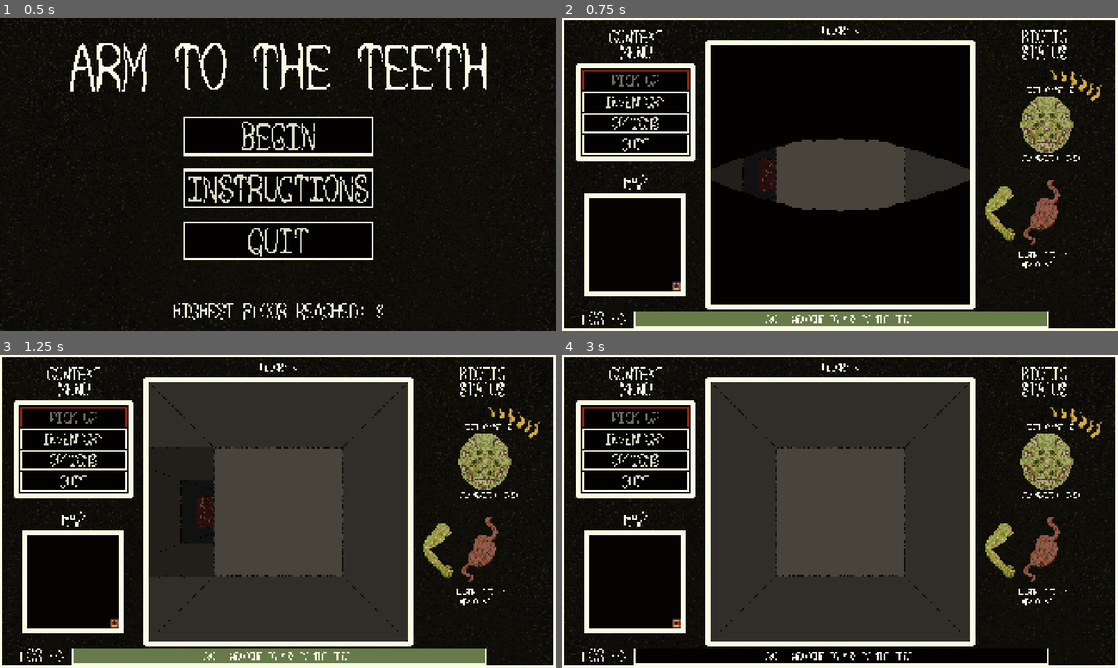
Above: before the commit, frames 1-4 (two rows, left to right).
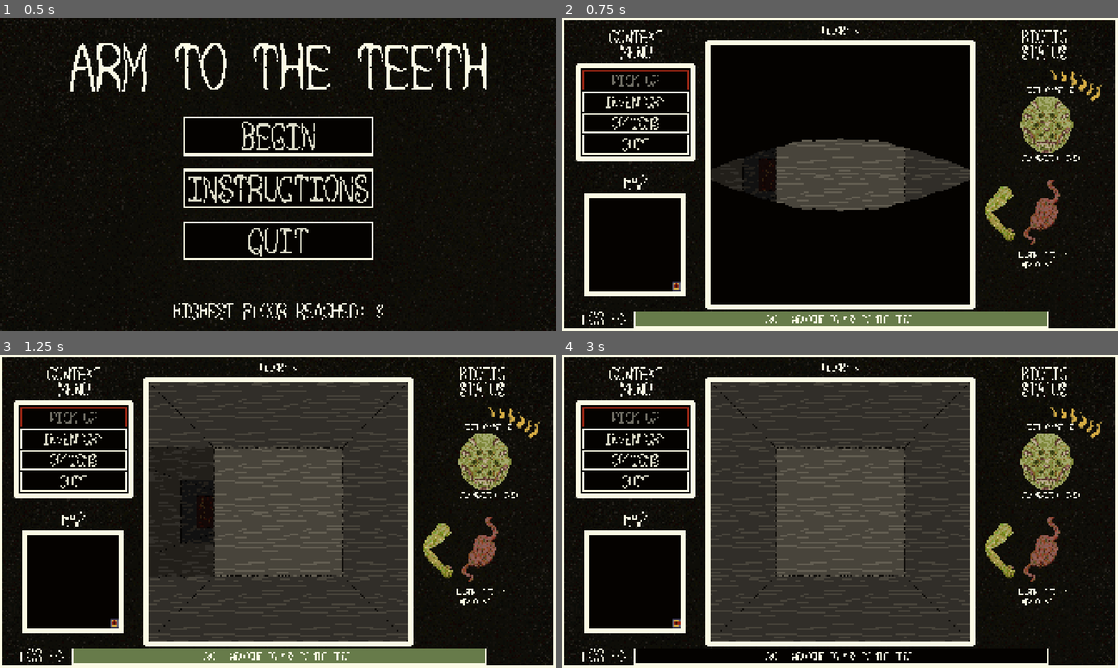
Above: after the commit, the same moments.

Repository: sym-z/arm-to-the-teeth
Game: Godot game, scene res://scenes/main_menu/main_menu.tscn
The game is run twice, just before and just after one commit, with the same random seed, the same clock (stepped at 60 frames per second) and the same inputs. The project has no main scene, so this scene is started directly.
Inputs (mouse positions are in pixels of both pictures, inside the frame that each line leads up to):
- Up to frame 1 (0.5 s): no input
- Up to frame 2 (0.75 s): click "BEGIN" at 0.5 s
- Up to frame 3 (1.25 s): no input
- Up to frame 4 (3 s): move the mouse to (840, 655) at 1.27 s; hold D (turn_right) 1.28-2 s; hold Space (pick_up) 1.28-2 s; click (840, 655) at 1.42 s; click "INVENTORY" at 2 s; click "BACK" at 2.75 s

Frame 1 is identical in both runs. In frame 2, 1.0% of the frame differs, in the area x 36-62%, y 38-62%; in frame 3, 1.8%, in the area x 35-62%, y 29-71%; in frame 4, 1.7%.

Commit message:
walls now have unique textures

Diff:
--- a/src/prefabs/dungeon_viewport/dungeon_viewport.tscn
+++ b/src/prefabs/dungeon_viewport/dungeon_viewport.tscn
@@ -2,21 +2,21 @@
 
 [ext_resource type="Script" uid="uid://cdjdv4vrvn21b" path="res://prefabs/dungeon_viewport/dungeon_viewport.gd" id="1_x06gq"]
 [ext_resource type="Texture2D" uid="uid://bccyj0d1j1pdx" path="res://assets/visual/ui/vision_bounds_1.png" id="2_catg2"]
-[ext_resource type="Texture2D" uid="uid://d487iunn4nvv" path="res://assets/visual/prototype_renderer/v2/d2_farthest_side_v2.png" id="3_n4cni"]
-[ext_resource type="Texture2D" uid="uid://bepx25oftce6g" path="res://assets/visual/prototype_renderer/v2/d2_farther_center_v2.png" id="4_b4v8s"]
+[ext_resource type="Texture2D" uid="uid://d1eelbtekskxj" path="res://assets/visual/prototype_renderer/v2/tiling/d2_farthest_side_v3.png" id="3_catg2"]
+[ext_resource type="Texture2D" uid="uid://utp7dbowevbb" path="res://assets/visual/prototype_renderer/v2/tiling/d2_farther_center_v3.png" id="4_2bd64"]
 [ext_resource type="PackedScene" uid="uid://m0ggohtumqml" path="res://prefabs/contents/contents_d2/contents_d2.tscn" id="5_2qty0"]
-[ext_resource type="Texture2D" uid="uid://dkxr1ew5kbd1y" path="res://assets/visual/prototype_renderer/v2/d2_farther_side_v2.png" id="10_ffc3i"]
-[ext_resource type="Texture2D" uid="uid://dqe7vk7y726yx" path="res://assets/visual/prototype_renderer/v2/d2_far_center_v2.png" id="11_k7hsi"]
-[ext_resource type="Texture2D" uid="uid://cxagdikadq7na" path="res://assets/visual/prototype_renderer/v2/d2_far_side_v2.png" id="12_8ppho"]
-[ext_resource type="Texture2D" uid="uid://gg2vm41f2d11" path="res://assets/visual/prototype_renderer/v2/d2_center_v2.png" id="13_7u1fj"]
+[ext_resource type="Texture2D" uid="uid://bev5o1vlfwite" path="res://assets/visual/prototype_renderer/v2/tiling/d2_farther_side_v3.png" id="6_hwm0v"]
+[ext_resource type="Texture2D" uid="uid://b243pfl8obqbt" path="res://assets/visual/prototype_renderer/v2/tiling/d2_far_center_v3.png" id="7_rhs0v"]
+[ext_resource type="Texture2D" uid="uid://da2orytpikxep" path="res://assets/visual/prototype_renderer/v2/tiling/d2_far_side_v3.png" id="8_qnijb"]
+[ext_resource type="Texture2D" uid="uid://b3lh8itstq25f" path="res://assets/visual/prototype_renderer/v2/tiling/d2_center_v3.png" id="9_08knw"]
+[ext_resource type="Texture2D" uid="uid://daftk75ai67wc" path="res://assets/visual/prototype_renderer/v2/tiling/d2_side_v3.png" id="10_e8g67"]
+[ext_resource type="Texture2D" uid="uid://d2j8sq7cp5gg6" path="res://assets/visual/prototype_renderer/v2/tiling/d1_far_side_v3.png" id="11_catg2"]
+[ext_resource type="Texture2D" uid="uid://cdbf5hxtqsews" path="res://assets/visual/prototype_renderer/v2/tiling/d1_center_v3.png" id="12_2bd64"]
 [ext_resource type="PackedScene" uid="uid://8kt2w4jcfysv" path="res://prefabs/contents/contents_d1/contents_d1.tscn" id="13_catg2"]
-[ext_resource type="Texture2D" uid="uid://bl15ymbmkfgha" path="res://assets/visual/prototype_renderer/v2/d2_side_v2.png" id="14_r04a5"]
-[ext_resource type="Texture2D" uid="uid://dodjmwv4xiap1" path="res://assets/visual/prototype_renderer/v2/d1_far_side_v2.png" id="15_87ue6"]
-[ext_resource type="Texture2D" uid="uid://copsiepapq5uc" path="res://assets/visual/prototype_renderer/v2/d1_center_v2.png" id="16_7lb4a"]
+[ext_resource type="Texture2D" uid="uid://bf3hawxr7nbsg" path="res://assets/visual/prototype_renderer/v2/tiling/d1_side_v3.png" id="14_hwm0v"]
+[ext_resource type="Texture2D" uid="uid://bfv8kkjpbjxds" path="res://assets/visual/prototype_renderer/v2/tiling/d0_side_v4.png" id="15_catg2"]
+[ext_resource type="Texture2D" uid="uid://d2iibg4vptftb" path="res://assets/visual/prototype_renderer/v2/tiling/d0_center_v4.png" id="16_2bd64"]
 [ext_resource type="PackedScene" uid="uid://cnq242qe5ftmt" path="res://prefabs/contents/contents_d0/contents_d0.tscn" id="17_2bd64"]
-[ext_resource type="Texture2D" uid="uid://c83de47m03a5v" path="res://assets/visual/prototype_renderer/v2/d1_side_v2.png" id="21_rqcx1"]
-[ext_resource type="Texture2D" uid="uid://btppxc3esug67" path="res://assets/visual/prototype_renderer/v2/d0_side_v3.png" id="22_nhoon"]
-[ext_resource type="Texture2D" uid="uid://bkokwhx6r1h1i" path="res://assets/visual/prototype_renderer/v2/d0_center_v3.png" id="23_6b30m"]
 
 [sub_resource type="AtlasTexture" id="AtlasTexture_2bd64"]
 atlas = ExtResource("2_catg2")
@@ -55,15 +55,15 @@
 }]
 
 [sub_resource type="AtlasTexture" id="AtlasTexture_t381n"]
-atlas = ExtResource("3_n4cni")
+atlas = ExtResource("3_catg2")
 region = Rect2(0, 0, 56, 224)
 
 [sub_resource type="AtlasTexture" id="AtlasTexture_1mr3q"]
-atlas = ExtResource("3_n4cni")
+atlas = ExtResource("3_catg2")
 region = Rect2(56, 0, 56, 224)
 
 [sub_resource type="AtlasTexture" id="AtlasTexture_2ixhj"]
-atlas = ExtResource("3_n4cni")
+atlas = ExtResource("3_catg2")
 region = Rect2(112, 0, 56, 224)
 
 [sub_resource type="SpriteFrames" id="SpriteFrames_2qty0"]
@@ -84,11 +84,11 @@
 }]
 
 [sub_resource type="AtlasTexture" id="AtlasTexture_ruofl"]
-atlas = ExtResource("4_b4v8s")
+atlas = ExtResource("4_2bd64")
 region = Rect2(0, 0, 112, 224)
 
 [sub_resource type="AtlasTexture" id="AtlasTexture_3pbmv"]
-atlas = ExtResource("4_b4v8s")
+atlas = ExtResource("4_2bd64")
 region = Rect2(112, 0, 112, 224)
 
 [sub_resource type="SpriteFrames" id="SpriteFrames_r04a5"]
@@ -106,11 +106,11 @@
 }]
 
 [sub_resource type="AtlasTexture" id="AtlasTexture_v0swb"]
-atlas = ExtResource("10_ffc3i")
+atlas = ExtResource("6_hwm0v")
 region = Rect2(0, 0, 167, 264)
 
 [sub_resource type="AtlasTexture" id="AtlasTexture_oulyq"]
-atlas = ExtResource("10_ffc3i")
+atlas = ExtResource("6_hwm0v")
 region = Rect2(167, 0, 167, 264)
 
 [sub_resource type="SpriteFrames" id="SpriteFrames_t381n"]
@@ -131,11 +131,11 @@
 }]
 
 [sub_resource type="AtlasTexture" id="AtlasTexture_i4kcg"]
-atlas = ExtResource("11_k7hsi")
+atlas = ExtResource("7_rhs0v")
 region = Rect2(0, 0, 112, 224)
 
 [sub_resource type="AtlasTexture" id="AtlasTexture_iho6k"]
-atlas = ExtResource("11_k7hsi")
+atlas = ExtResource("7_rhs0v")
 region = Rect2(112, 0, 112, 224)
 
 [sub_resource type="SpriteFrames" id="SpriteFrames_ruofl"]
@@ -153,11 +153,11 @@
 }]
 
 [sub_resource type="AtlasTexture" id="AtlasTexture_86m2n"]
-atlas = ExtResource("12_8ppho")
+atlas = ExtResource("8_qnijb")
 region = Rect2(0, 0, 171, 224)
 
 [sub_resource type="AtlasTexture" id="AtlasTexture_v4nab"]
-atlas = ExtResource("12_8ppho")
+atlas = ExtResource("8_qnijb")
 region = Rect2(171, 0, 171, 224)
 
 [sub_resource type="SpriteFrames" id="SpriteFrames_i4kcg"]
@@ -178,11 +178,11 @@
 }]
 
 [sub_resource type="AtlasTexture" id="AtlasTexture_mk7yt"]
-atlas = ExtResource("13_7u1fj")
+atlas = ExtResource("9_08knw")
 region = Rect2(0, 0, 112, 224)
 
 [sub_resource type="AtlasTexture" id="AtlasTexture_tdfr2"]
-atlas = ExtResource("13_7u1fj")
+atlas = ExtResource("9_08knw")
 region = Rect2(112, 0, 112, 224)
 
 [sub_resource type="SpriteFrames" id="SpriteFrames_v4nab"]
@@ -200,15 +200,15 @@
 }]
 
 [sub_resource type="AtlasTexture" id="AtlasTexture_mk8md"]
-atlas = ExtResource("14_r04a5")
+atlas = ExtResource("10_e8g67")
 region = Rect2(0, 0, 56, 224)
 
 [sub_resource type="AtlasTexture" id="AtlasTexture_oxp78"]
-atlas = ExtResource("14_r04a5")
+atlas = ExtResource("10_e8g67")
 region = Rect2(56, 0, 56, 224)
 
 [sub_resource type="AtlasTexture" id="AtlasTexture_00k3y"]
-atlas = ExtResource("14_r04a5")
+atlas = ExtResource("10_e8g67")
 region = Rect2(112, 0, 56, 224)
 
 [sub_resource type="SpriteFrames" id="SpriteFrames_74po6"]
@@ -229,11 +229,11 @@
 }]
 
 [sub_resource type="AtlasTexture" id="AtlasTexture_c3i00"]
-atlas = ExtResource("13_7u1fj")
+atlas = ExtResource("9_08knw")
 region = Rect2(0, 0, 112, 224)
 
 [sub_resource type="AtlasTexture" id="AtlasTexture_ole6a"]
-atlas = ExtResource("13_7u1fj")
+atlas = ExtResource("9_08knw")
 region = Rect2(112, 0, 112, 224)
 
 [sub_resource type="SpriteFrames" id="SpriteFrames_nppqe"]
@@ -251,11 +251,11 @@
 }]
 
 [sub_resource type="AtlasTexture" id="AtlasTexture_tms1j"]
-atlas = ExtResource("13_7u1fj")
+atlas = ExtResource("9_08knw")
 region = Rect2(0, 0, 112, 224)
 
 [sub_resource type="AtlasTexture" id="AtlasTexture_fmdd5"]
-atlas = ExtResource("13_7u1fj")
+atlas = ExtResource("9_08knw")
 region = Rect2(112, 0, 112, 224)
 
 [sub_resource type="SpriteFrames" id="SpriteFrames_hys4q"]
@@ -273,15 +273,15 @@
 }]
 
 [sub_resource type="AtlasTexture" id="AtlasTexture_notj5"]
-atlas = ExtResource("14_r04a5")
+atlas = ExtResource("10_e8g67")
 region = Rect2(0, 0, 56, 224)
 
 [sub_resource type="AtlasTexture" id="AtlasTexture_81ad4"]
-atlas = ExtResource("14_r04a5")
+atlas = ExtResource("10_e8g67")
 region = Rect2(56, 0, 56, 224)
 
 [sub_resource type="AtlasTexture" id="AtlasTexture_u3n7r"]
-atlas = ExtResource("14_r04a5")
+atlas = ExtResource("10_e8g67")
 region = Rect2(112, 0, 56, 224)
 
 [sub_resource type="SpriteFrames" id="SpriteFrames_fpch3"]
@@ -301,15 +301,88 @@
 "speed": 5.0
 }]
 
+[sub_resource type="AtlasTexture" id="AtlasTexture_5csd1"]
+atlas = ExtResource("7_rhs0v")
+region = Rect2(0, 0, 112, 224)
+
+[sub_resource type="AtlasTexture" id="AtlasTexture_05jkk"]
+atlas = ExtResource("7_rhs0v")
+region = Rect2(112, 0, 112, 224)
+
+[sub_resource type="SpriteFrames" id="SpriteFrames_dyxka"]
+animations = [{
+"frames": [{
+"duration": 1.0,
+"texture": SubResource("AtlasTexture_5csd1")
+}, {
+"duration": 1.0,
+"texture": SubResource("AtlasTexture_05jkk")
+}],
+"loop": true,
+"name": &"default",
+"speed": 5.0
+}]
+
+[sub_resource type="AtlasTexture" id="AtlasTexture_3gdbf"]
+atlas = ExtResource("4_2bd64")
+region = Rect2(0, 0, 112, 224)
+
+[sub_resource type="AtlasTexture" id="AtlasTexture_l75dw"]
+atlas = ExtResource("4_2bd64")
+region = Rect2(112, 0, 112, 224)
+
+[sub_resource type="SpriteFrames" id="SpriteFrames_3gdbf"]
+animations = [{
+"frames": [{
+"duration": 1.0,
+"texture": SubResource("AtlasTexture_3gdbf")
+}, {
+"duration": 1.0,
+"texture": SubResource("AtlasTexture_l75dw")
+}],
+"loop": true,
+"name": &"default",
+"speed": 5.0
+}]
+
+[sub_resource type="AtlasTexture" id="AtlasTexture_b80o7"]
+atlas = ExtResource("3_catg2")
+region = Rect2(0, 0, 56, 224)
+
+[sub_resource type="AtlasTexture" id="AtlasTexture_gv4ay"]
+atlas = ExtResource("3_catg2")
+region = Rect2(56, 0, 56, 224)
+
+[sub_resource type="AtlasTexture" id="AtlasTexture_yjh2r"]
+atlas = ExtResource("3_catg2")
+region = Rect2(112, 0, 56, 224)
+
+[sub_resource type="SpriteFrames" id="SpriteFrames_1u8wi"]
+animations = [{
+"frames": [{
+"duration": 1.0,
+"texture": SubResource("AtlasTexture_b80o7")
+}, {
+"duration": 1.0,
+"texture": SubResource("AtlasTexture_gv4ay")
+}, {
+"duration": 1.0,
+"texture": SubResource("AtlasTexture_yjh2r")
+}],
+"loop": true,
+"name": &"default",
+"speed": 5.0
+}]
+
 [sub_resource type="AtlasTexture" id="AtlasTexture_blei6"]
-atlas = ExtResource("11_k7hsi")
-region = Rect2(0, 0, 112, 224)
+atlas = ExtResource("6_hwm0v")
+region = Rect2(0, 0, 167, 264)
 
 [sub_resource type="AtlasTexture" id="AtlasTexture_bu2mi"]
-atlas = ExtResource("11_k7hsi")
-region = Rect2(112, 0, 112, 224)
-
-[sub_resource type="SpriteFrames" id="SpriteFrames_dyxka"]
+atlas = ExtResource("6_hwm0v")
+region = Rect2(167, 0, 167, 264)
+
+[sub_resource type="SpriteFrames" id="SpriteFrames_yjh2r"]
 animations = [{
 "frames": [{
 "duration": 1.0,
@@ -317,6 +390,9 @@
 }, {
 "duration": 1.0,
 "texture": SubResource("AtlasTexture_bu2mi")
+}, {
+"duration": 1.0,
+"texture": SubResource("AtlasTexture_bu2mi")
 }],
 "loop": true,
 "name": &"default",
@@ -324,100 +400,24 @@
 }]
 
 [sub_resource type="AtlasTexture" id="AtlasTexture_4qr78"]
-atlas = ExtResource("4_b4v8s")
-region = Rect2(0, 0, 112, 224)
-
-[sub_resource type="AtlasTexture" id="AtlasTexture_dtki1"]
-atlas = ExtResource("4_b4v8s")
-region = Rect2(112, 0, 112, 224)
-
-[sub_resource type="SpriteFrames" id="SpriteFrames_3gdbf"]
+atlas = ExtResource("8_qnijb")
+region = Rect2(0, 0, 171, 224)
+
+[sub_resource type="AtlasTexture" id="AtlasTexture_1u8wi"]
+atlas = ExtResource("8_qnijb")
+region = Rect2(171, 0, 171, 224)
+
+[sub_resource type="SpriteFrames" id="SpriteFrames_n2srb"]
 animations = [{
 "frames": [{
 "duration": 1.0,
 "texture": SubResource("AtlasTexture_4qr78")
 }, {
 "duration": 1.0,
-"texture": SubResource("AtlasTexture_dtki1")
-}],
-"loop": true,
-"name": &"default",
-"speed": 5.0
-}]
-
-[sub_resource type="AtlasTexture" id="AtlasTexture_exdnr"]
-atlas = ExtResource("3_n4cni")
-region = Rect2(0, 0, 56, 224)
-
-[sub_resource type="AtlasTexture" id="AtlasTexture_go3ey"]
-atlas = ExtResource("3_n4cni")
-region = Rect2(56, 0, 56, 224)
-
-[sub_resource type="AtlasTexture" id="AtlasTexture_y81an"]
-atlas = ExtResource("3_n4cni")
-region = Rect2(112, 0, 56, 224)
-
-[sub_resource type="SpriteFrames" id="SpriteFrames_1u8wi"]
-animations = [{
-"frames": [{
-"duration": 1.0,
-"texture": SubResource("AtlasTexture_exdnr")
-}, {
-"duration": 1.0,
-"texture": SubResource("AtlasTexture_go3ey")
-}, {
-"duration": 1.0,
-"texture": SubResource("AtlasTexture_y81an")
-}],
-"loop": true,
-"name": &"default",
-"speed": 5.0
-}]
-
-[sub_resource type="AtlasTexture" id="AtlasTexture_k114y"]
-atlas = ExtResource("10_ffc3i")
-region = Rect2(0, 0, 167, 264)
-
-[sub_resource type="AtlasTexture" id="AtlasTexture_5442e"]
-atlas = ExtResource("10_ffc3i")
-region = Rect2(167, 0, 167, 264)
-
-[sub_resource type="SpriteFrames" id="SpriteFrames_yjh2r"]
-animations = [{
-"frames": [{
-"duration": 1.0,
-"texture": SubResource("AtlasTexture_k114y")
-}, {
-"duration": 1.0,
-"texture": SubResource("AtlasTexture_5442e")
-}, {
-"duration": 1.0,
-"texture": SubResource("AtlasTexture_5442e")
-}],
-"loop": true,
-"name": &"default",
-"speed": 5.0
-}]
-
-[sub_resource type="AtlasTexture" id="AtlasTexture_ktkhp"]
-atlas = ExtResource("12_8ppho")
-region = Rect2(0, 0, 171, 224)
-
-[sub_resource type="AtlasTexture" id="AtlasTexture_04iui"]
-atlas = ExtResource("12_8ppho")
-region = Rect2(171, 0, 171, 224)
-
-[sub_resource type="SpriteFrames" id="SpriteFrames_n2srb"]
-animations = [{
-"frames": [{
-"duration": 1.0,
-"texture": SubResource("AtlasTexture_ktkhp")
-}, {
-"duration": 1.0,
-"texture": SubResource("AtlasTexture_04iui")
-}, {
-"duration": 1.0,
-"texture": SubResource("AtlasTexture_04iui")
+"texture": SubResource("AtlasTexture_1u8wi")
+}, {
+"duration": 1.0,
+"texture": SubResource("AtlasTexture_1u8wi")
 }],
 "loop": true,
 "name": &"default",
@@ -425,15 +425,15 @@
 }]
 
 [sub_resource type="AtlasTexture" id="AtlasTexture_n4cni"]
-atlas = ExtResource("15_87ue6")
+atlas = ExtResource("11_catg2")
 region = Rect2(0, 0, 112, 478)
 
 [sub_resource type="AtlasTexture" id="AtlasTexture_b4v8s"]
-atlas = ExtResource("15_87ue6")
+atlas = ExtResource("11_catg2")
 region = Rect2(112, 0, 112, 478)
 
 [sub_resource type="AtlasTexture" id="AtlasTexture_ffc3i"]
-atlas = ExtResource("15_87ue6")
+atlas = ExtResource("11_catg2")
 region = Rect2(224, 0, 112, 478)
 
 [sub_resource type="SpriteFrames" id="SpriteFrames_kb4cg"]
@@ -454,11 +454,11 @@
 }]
 
 [sub_resource type="AtlasTexture" id="AtlasTexture_k7hsi"]
-atlas = ExtResource("16_7lb4a")
+atlas = ExtResource("12_2bd64")
 region = Rect2(0, 0, 224, 488)
 
 [sub_resource type="AtlasTexture" id="AtlasTexture_8ppho"]
-atlas = ExtResource("16_7lb4a")
+atlas = ExtResource("12_2bd64")
 region = Rect2(224, 0, 224, 488)
 
 [sub_resource type="SpriteFrames" id="SpriteFrames_hwm0v"]
@@ -475,211 +475,211 @@
 "speed": 5.0
 }]
 
-[sub_resource type="AtlasTexture" id="AtlasTexture_yy1wk"]
-atlas = ExtResource("21_rqcx1")
+[sub_resource type="AtlasTexture" id="AtlasTexture_7u1fj"]
+atlas = ExtResource("14_hwm0v")
 region = Rect2(0, 0, 112, 448)
 
-[sub_resource type="AtlasTexture" id="AtlasTexture_j1l5l"]
-atlas = ExtResource("21_rqcx1")
+[sub_resource type="AtlasTexture" id="AtlasTexture_r04a5"]
+atlas = ExtResource("14_hwm0v")
 region = Rect2(112, 0, 112, 448)
 
-[sub_resource type="AtlasTexture" id="AtlasTexture_xh1mr"]
-atlas = ExtResource("21_rqcx1")
+[sub_resource type="AtlasTexture" id="AtlasTexture_87ue6"]
+atlas = ExtResource("14_hwm0v")
 region = Rect2(224, 0, 112, 448)
 
 [sub_resource type="SpriteFrames" id="SpriteFrames_e8g67"]
 animations = [{
 "frames": [{
 "duration": 1.0,
-"texture": SubResource("AtlasTexture_yy1wk")
-}, {
-"duration": 1.0,
-"texture": SubResource("AtlasTexture_j1l5l")
-}, {
-"duration": 1.0,
-"texture": SubResource("AtlasTexture_xh1mr")
-}],
-"loop": true,
-"name": &"default",
-"speed": 5.0
-}]
-
-[sub_resource type="AtlasTexture" id="AtlasTexture_7u1fj"]
-atlas = ExtResource("16_7lb4a")
+"texture": SubResource("AtlasTexture_7u1fj")
+}, {
+"duration": 1.0,
+"texture": SubResource("AtlasTexture_r04a5")
+}, {
+"duration": 1.0,
+"texture": SubResource("AtlasTexture_87ue6")
+}],
+"loop": true,
+"name": &"default",
+"speed": 5.0
+}]
+
+[sub_resource type="AtlasTexture" id="AtlasTexture_7lb4a"]
+atlas = ExtResource("12_2bd64")
 region = Rect2(0, 0, 224, 488)
 
-[sub_resource type="AtlasTexture" id="AtlasTexture_r04a5"]
-atlas = ExtResource("16_7lb4a")
+[sub_resource type="AtlasTexture" id="AtlasTexture_rqcx1"]
+atlas = ExtResource("12_2bd64")
 region = Rect2(224, 0, 224, 488)
 
 [sub_resource type="SpriteFrames" id="SpriteFrames_x06gq"]
 animations = [{
 "frames": [{
 "duration": 1.0,
-"texture": SubResource("AtlasTexture_7u1fj")
-}, {
-"duration": 1.0,
-"texture": SubResource("AtlasTexture_r04a5")
-}],
-"loop": true,
-"name": &"default",
-"speed": 5.0
-}]
-
-[sub_resource type="AtlasTexture" id="AtlasTexture_87ue6"]
-atlas = ExtResource("16_7lb4a")
+"texture": SubResource("AtlasTexture_7lb4a")
+}, {
+"duration": 1.0,
+"texture": SubResource("AtlasTexture_rqcx1")
+}],
+"loop": true,
+"name": &"default",
+"speed": 5.0
+}]
+
+[sub_resource type="AtlasTexture" id="AtlasTexture_nhoon"]
+atlas = ExtResource("12_2bd64")
 region = Rect2(0, 0, 224, 488)
 
-[sub_resource type="AtlasTexture" id="AtlasTexture_7lb4a"]
-atlas = ExtResource("16_7lb4a")
+[sub_resource type="AtlasTexture" id="AtlasTexture_6b30m"]
+atlas = ExtResource("12_2bd64")
 region = Rect2(224, 0, 224, 488)
 
 [sub_resource type="SpriteFrames" id="SpriteFrames_b4v8s"]
 animations = [{
 "frames": [{
 "duration": 1.0,
-"texture": SubResource("AtlasTexture_87ue6")
-}, {
-"duration": 1.0,
-"texture": SubResource("AtlasTexture_7lb4a")
-}],
-"loop": true,
-"name": &"default",
-"speed": 5.0
-}]
-
-[sub_resource type="AtlasTexture" id="AtlasTexture_52cek"]
-atlas = ExtResource("21_rqcx1")
+"texture": SubResource("AtlasTexture_nhoon")
+}, {
+"duration": 1.0,
+"texture": SubResource("AtlasTexture_6b30m")
+}],
+"loop": true,
+"name": &"default",
+"speed": 5.0
+}]
+
+[sub_resource type="AtlasTexture" id="AtlasTexture_fpch3"]
+atlas = ExtResource("14_hwm0v")
 region = Rect2(0, 0, 112, 448)
 
-[sub_resource type="AtlasTexture" id="AtlasTexture_wirv5"]
-atlas = ExtResource("21_rqcx1")
+[sub_resource type="AtlasTexture" id="AtlasTexture_rpaqm"]
+atlas = ExtResource("14_hwm0v")
 region = Rect2(112, 0, 112, 448)
 
-[sub_resource type="AtlasTexture" id="AtlasTexture_arw5k"]
-atlas = ExtResource("21_rqcx1")
+[sub_resource type="AtlasTexture" id="AtlasTexture_n3qpy"]
+atlas = ExtResource("14_hwm0v")
 region = Rect2(224, 0, 112, 448)
 
 [sub_resource type="SpriteFrames" id="SpriteFrames_7u1fj"]
 animations = [{
 "frames": [{
 "duration": 1.0,
-"texture": SubResource("AtlasTexture_52cek")
-}, {
-"duration": 1.0,
-"texture": SubResource("AtlasTexture_wirv5")
-}, {
-"duration": 1.0,
-"texture": SubResource("AtlasTexture_arw5k")
-}],
-"loop": true,
-"name": &"default",
-"speed": 5.0
-}]
-
-[sub_resource type="AtlasTexture" id="AtlasTexture_rqcx1"]
-atlas = ExtResource("15_87ue6")
+"texture": SubResource("AtlasTexture_fpch3")
+}, {
+"duration": 1.0,
+"texture": SubResource("AtlasTexture_rpaqm")
+}, {
+"duration": 1.0,
+"texture": SubResource("AtlasTexture_n3qpy")
+}],
+"loop": true,
+"name": &"default",
+"speed": 5.0
+}]
+
+[sub_resource type="AtlasTexture" id="AtlasTexture_dyxka"]
+atlas = ExtResource("11_catg2")
 region = Rect2(0, 0, 112, 478)
 
-[sub_resource type="AtlasTexture" id="AtlasTexture_nhoon"]
-atlas = ExtResource("15_87ue6")
+[sub_resource type="AtlasTexture" id="AtlasTexture_ptq6m"]
+atlas = ExtResource("11_catg2")
 region = Rect2(112, 0, 112, 478)
 
-[sub_resource type="AtlasTexture" id="AtlasTexture_6b30m"]
-atlas = ExtResource("15_87ue6")
+[sub_resource type="AtlasTexture" id="AtlasTexture_n2srb"]
+atlas = ExtResource("11_catg2")
 region = Rect2(224, 0, 112, 478)
 
 [sub_resource type="SpriteFrames" id="SpriteFrames_rqcx1"]
 animations = [{
 "frames": [{
 "duration": 1.0,
-"texture": SubResource("AtlasTexture_rqcx1")
-}, {
-"duration": 1.0,
-"texture": SubResource("AtlasTexture_nhoon")
-}, {
-"duration": 1.0,
-"texture": SubResource("AtlasTexture_6b30m")
-}],
-"loop": true,
-"name": &"default",
-"speed": 5.0
-}]
-
-[sub_resource type="AtlasTexture" id="AtlasTexture_y8aiu"]
-atlas = ExtResource("22_nhoon")
+"texture": SubResource("AtlasTexture_dyxka")
+}, {
+"duration": 1.0,
+"texture": SubResource("AtlasTexture_ptq6m")
+}, {
+"duration": 1.0,
+"texture": SubResource("AtlasTexture_n2srb")
+}],
+"loop": true,
+"name": &"default",
+"speed": 5.0
+}]
+
+[sub_resource type="AtlasTexture" id="AtlasTexture_08knw"]
+atlas = ExtResource("15_catg2")
 region = Rect2(0, 0, 224, 896)
 
-[sub_resource type="AtlasTexture" id="AtlasTexture_52nj4"]
-atlas = ExtResource("22_nhoon")
+[sub_resource type="AtlasTexture" id="AtlasTexture_e8g67"]
+atlas = ExtResource("15_catg2")
 region = Rect2(224, 0, 224, 896)
 
-[sub_resource type="AtlasTexture" id="AtlasTexture_v7aox"]
-atlas = ExtResource("22_nhoon")
+[sub_resource type="AtlasTexture" id="AtlasTexture_2qty0"]
+atlas = ExtResource("15_catg2")
 region = Rect2(448, 0, 224, 896)
 
 [sub_resource type="SpriteFrames" id="SpriteFrames_krg55"]
 animations = [{
 "frames": [{
 "duration": 1.0,
-"texture": SubResource("AtlasTexture_y8aiu")
-}, {
-"duration": 1.0,
-"texture": SubResource("AtlasTexture_52nj4")
-}, {
-"duration": 1.0,
-"texture": SubResource("AtlasTexture_v7aox")
-}],
-"loop": true,
-"name": &"default",
-"speed": 5.0
-}]
-
-[sub_resource type="AtlasTexture" id="AtlasTexture_versi"]
-atlas = ExtResource("23_6b30m")
+"texture": SubResource("AtlasTexture_08knw")
+}, {
+"duration": 1.0,
+"texture": SubResource("AtlasTexture_e8g67")
+}, {
+"duration": 1.0,
+"texture": SubResource("AtlasTexture_2qty0")
+}],
+"loop": true,
+"name": &"default",
+"speed": 5.0
+}]
+
+[sub_resource type="AtlasTexture" id="AtlasTexture_edhwo"]
+atlas = ExtResource("16_2bd64")
 region = Rect2(0, 0, 448, 896)
 
-[sub_resource type="AtlasTexture" id="AtlasTexture_xv0jf"]
-atlas = ExtResource("23_6b30m")
+[sub_resource type="AtlasTexture" id="AtlasTexture_3rmra"]
+atlas = ExtResource("16_2bd64")
 region = Rect2(448, 0, 448, 896)
 
 [sub_resource type="SpriteFrames" id="SpriteFrames_57dgs"]
 animations = [{
 "frames": [{
 "duration": 1.0,
-"texture": SubResource("AtlasTexture_versi")
-}, {
-"duration": 1.0,
-"texture": SubResource("AtlasTexture_xv0jf")
-}],
-"loop": true,
-"name": &"default",
-"speed": 5.0
-}]
-
-[sub_resource type="AtlasTexture" id="AtlasTexture_g3ekt"]
-atlas = ExtResource("22_nhoon")
+"texture": SubResource("AtlasTexture_edhwo")
+}, {
+"duration": 1.0,
+"texture": SubResource("AtlasTexture_3rmra")
+}],
+"loop": true,
+"name": &"default",
+"speed": 5.0
+}]
+
+[sub_resource type="AtlasTexture" id="AtlasTexture_74po6"]
+atlas = ExtResource("15_catg2")
 region = Rect2(0, 0, 224, 896)
 
-[sub_resource type="AtlasTexture" id="AtlasTexture_k48p1"]
-atlas = ExtResource("22_nhoon")
+[sub_resource type="AtlasTexture" id="AtlasTexture_nppqe"]
+atlas = ExtResource("15_catg2")
 region = Rect2(224, 0, 224, 896)
 
-[sub_resource type="AtlasTexture" id="AtlasTexture_ow72y"]
-atlas = ExtResource("22_nhoon")
+[sub_resource type="AtlasTexture" id="AtlasTexture_hys4q"]
+atlas = ExtResource("15_catg2")
 region = Rect2(448, 0, 224, 896)
 
 [sub_resource type="SpriteFrames" id="SpriteFrames_i3d71"]
 animations = [{
 "frames": [{
 "duration": 1.0,
-"texture": SubResource("AtlasTexture_g3ekt")
-}, {
-"duration": 1.0,
-"texture": SubResource("AtlasTexture_k48p1")
-}, {
-"duration": 1.0,
-"texture": SubResource("AtlasTexture_ow72y")
+"texture": SubResource("AtlasTexture_74po6")
+}, {
+"duration": 1.0,
+"texture": SubResource("AtlasTexture_nppqe")
+}, {
+"duration": 1.0,
+"texture": SubResource("AtlasTexture_hys4q")
 }],
 "loop": true,
 "name": &"default",
@@ -715,7 +715,7 @@
 d2_fff_right = NodePath("Distance 2/Farthest Right Wall")
 
 [node name="Vision Bounds" type="AnimatedSprite2D" parent="."]
-modulate = Color(0.51, 0.51, 0.51, 1)
+modulate = Color(0.25, 0.25, 0.25, 1)
 position = Vector2(960, 540)
 scale = Vector2(4, 4)
 sprite_frames = SubResource("SpriteFrames_wqhcc")
Binary file changed: src/assets/visual/prototype_renderer/v2/tiling/d0_center_v4.aseprite
Binary file changed: src/assets/visual/prototype_renderer/v2/tiling/d0_center_v4.png
Binary file changed: src/assets/visual/prototype_renderer/v2/tiling/d0_side_v4.ase
Binary file changed: src/assets/visual/prototype_renderer/v2/tiling/d0_side_v4.png
Binary file changed: src/assets/visual/ui/tiling_texture_d-1.png
Not shown, changed: docs/DEVLOG.md
